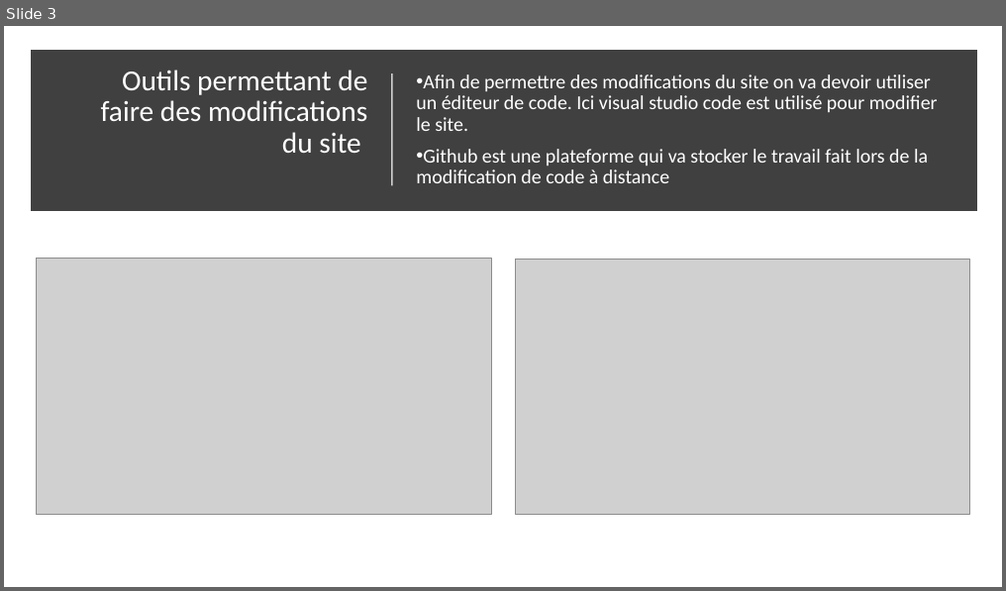
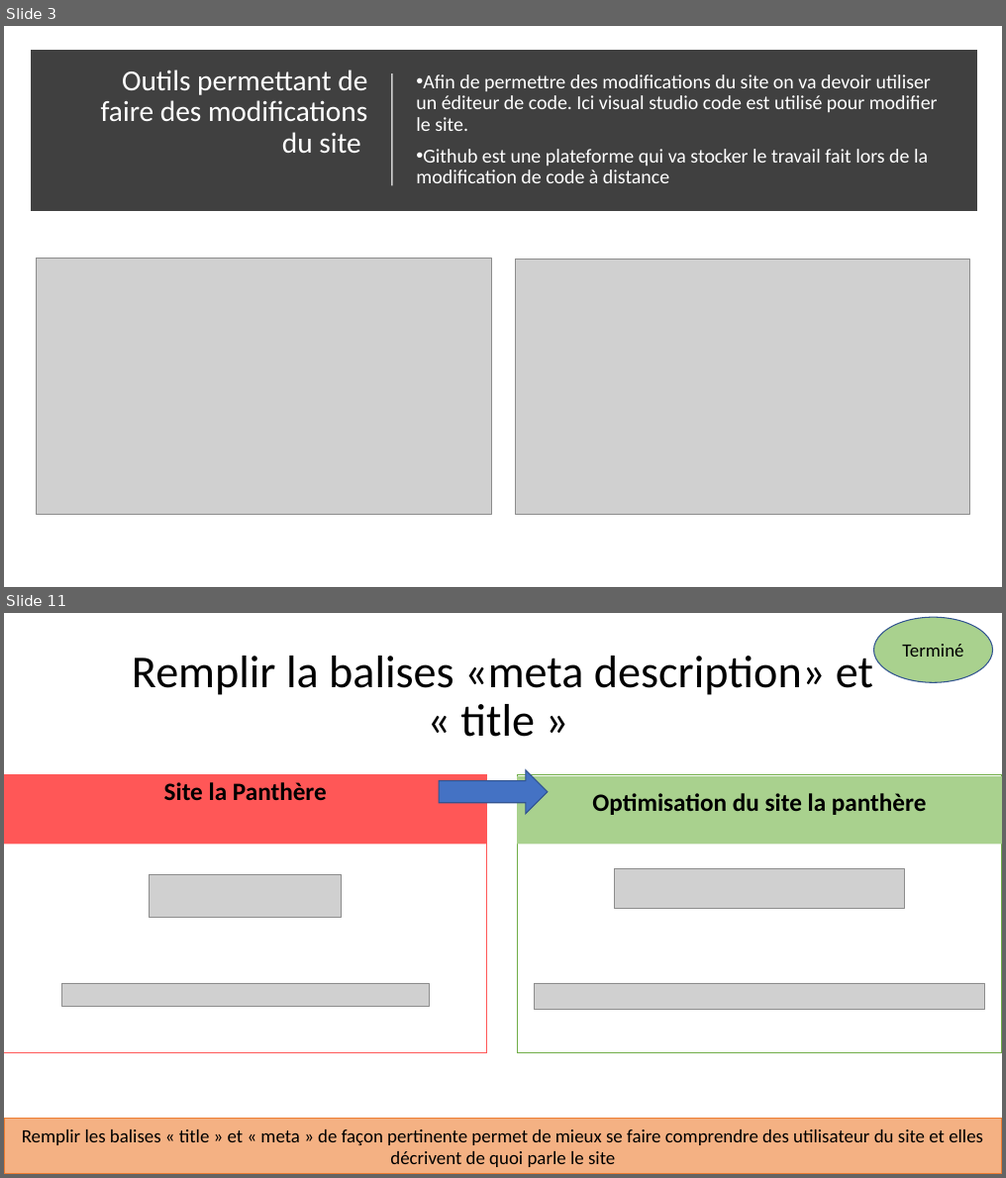
Before and after one commit to LimDavid458/la-panthere-optimise, a slide deck: rapport-seo.pptx. Shown one above the other, each under a label of ours: slide 3 before the commit, slides 3 and 11 after it; the slides between them are not shown. The pictures are 1006x591 and 1006x1178 pixels, drawn with LibreOffice and Linux fonts; fonts in the diff are those of the drawing; grey boxes stand for pictures. Boxes give left, top, right and bottom in pixels: in the first picture for what was removed or moved away, otherwise in the second. Text is boxed around its words. In the diff, an @@ line names an element or a change of style, - is before the commit and + after.

```diff
--- a/rapport-seo.pptx
+++ b/rapport-seo.pptx
@@ slide 11 added at (4, 613, 1002, 1174), background #FFFFFF @@
@@ ellipse added at (874, 618, 993, 682), fill #A9D18E, outline #325491 1 pt, 18 pt, text #000000 @@
+Terminé
@@ title added at (132, 656, 873, 737), 44 pt, text #000000 @@
+Remplir la balises «meta description» et « title »
@@ rectangle added at (4, 774, 487, 1053), fill #FFFFFF, outline #FF5757 1 pt @@
@@ text added at (4, 774, 487, 844), fill #FF5757, 24 pt, text #000000, bold @@
+Site la Panthère
@@ right arrow added at (439, 770, 548, 814), fill #4472C4, outline #325491 1 pt @@
@@ text added at (517, 777, 1002, 845), fill #A9D18E, 24 pt, text #000000, bold @@
+Optimisation du site la panthère
@@ rectangle added at (518, 774, 1002, 1053), fill #FFFFFF, outline #70AD47 1 pt @@
@@ picture added at (150, 875, 341, 918) @@
@@ picture added at (615, 869, 905, 909) @@
@@ picture added at (62, 983, 430, 1007) @@
@@ picture added at (534, 983, 985, 1011) @@
@@ rectangle added at (4, 1119, 1002, 1174), fill #F4B183, outline #ED7D31 1 pt, 18 pt, text #000000 @@
+Remplir les balises « title » et « meta » de façon pertinente permet de mieux se faire comprendre des utilisateur du site et elles décrivent de quoi parle le site
```
Also in this commit, not shown: 3 slides changed, 4 other slides added, 5 other files.
